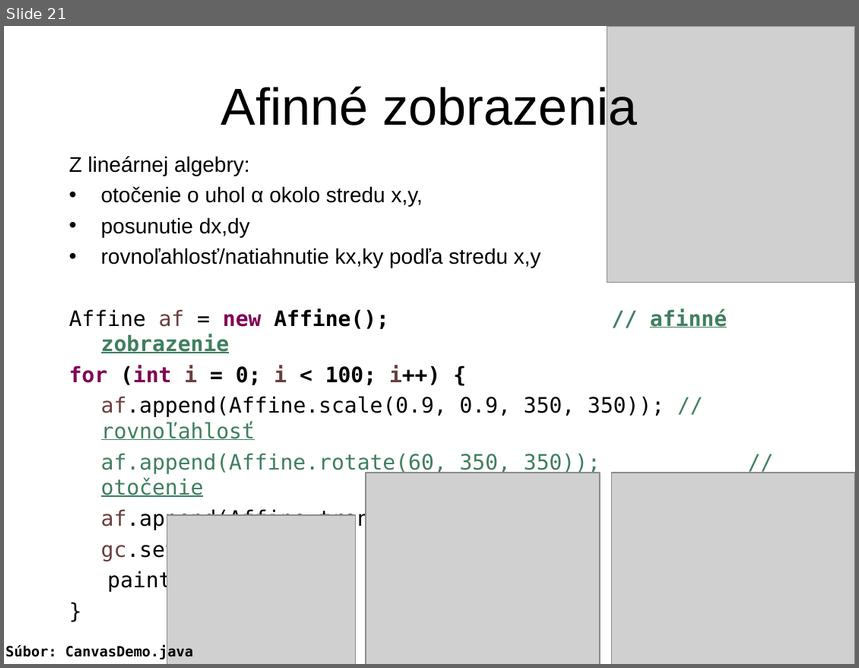
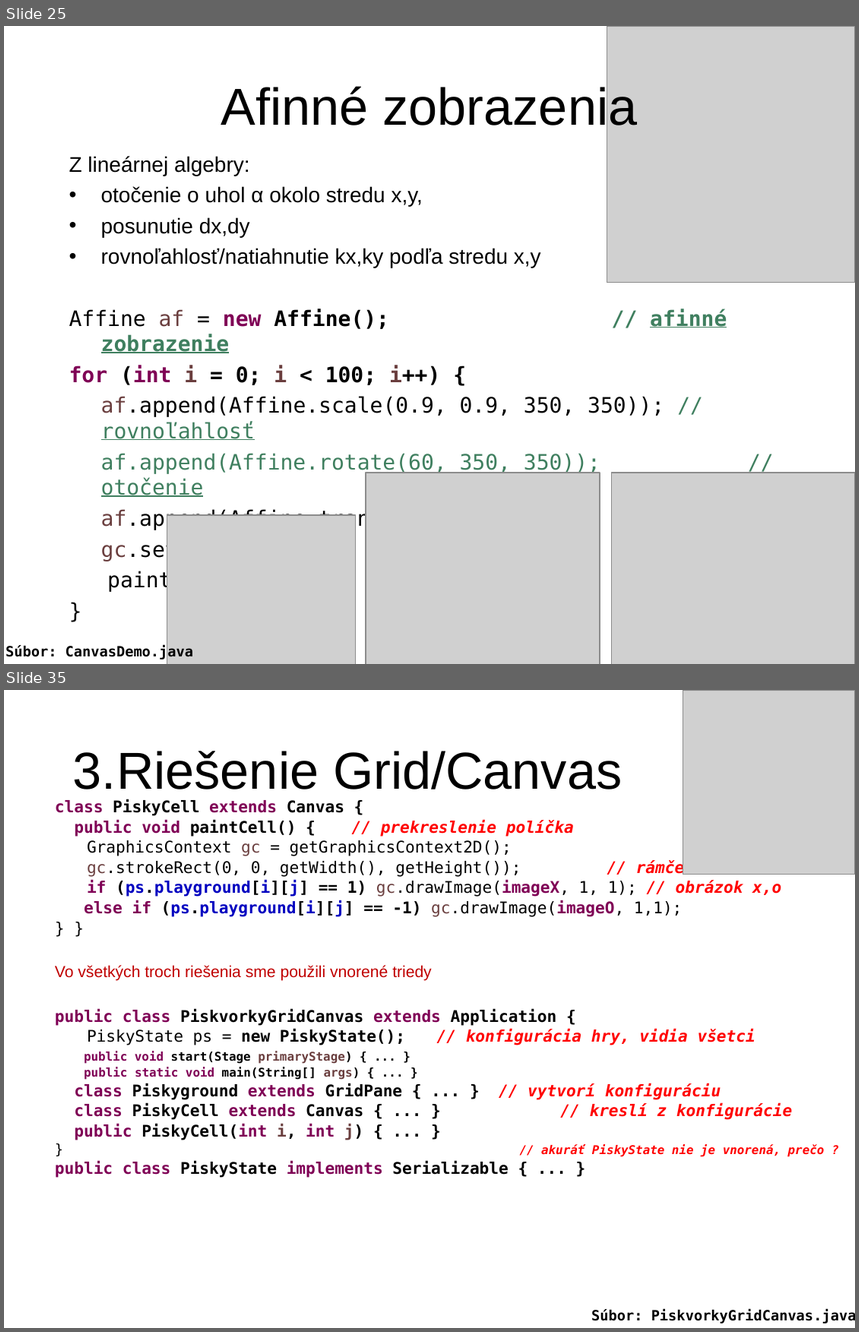
Before and after one commit to Programovanie4/Prednasky, a slide deck: 10/10_java.ppt. Shown one above the other, each under a label of ours: slide 21 before the commit, slides 25 and 35 after it; the slides between them are not shown. The pictures are 859x668 and 859x1332 pixels, drawn with LibreOffice and Linux fonts; fonts in the diff are those of the drawing; grey boxes stand for pictures. Boxes give left, top, right and bottom in pixels: in the first picture for what was removed or moved away, otherwise in the second. Text is boxed around its words. In the diff, an @@ line names an element or a change of style, - is before the commit and + after.

```diff
--- a/10/10_java.ppt
+++ b/10/10_java.ppt
@@ slide 35 added at bbox=[4, 690, 855, 1328], background #FFFFFF @@
@@ picture added at bbox=[683, 690, 855, 875] @@
@@ title added at bbox=[73, 751, 622, 790], 44 pt, text #000000 @@
+3.Riešenie Grid/Canvas
@@ text added at bbox=[55, 799, 825, 1178], 13.6 pt, text #000000, bold @@
+class PiskyCell extends Canvas {
+public void paintCell() { // prekreslenie políčka
+GraphicsContext gc = getGraphicsContext2D();
+gc.strokeRect(0, 0, getWidth(), getHeight()); // rámček
+if (ps.playground[i][j] == 1) gc.drawImage(imageX, 1, 1); // obrázok x,o
+else if (ps.playground[i][j] == -1) gc.drawImage(imageO, 1,1);
+} }
+Vo všetkých troch riešenia sme použili vnorené triedy
+public class PiskvorkyGridCanvas extends Application {
+PiskyState ps = new PiskyState(); // konfigurácia hry, vidia všetci
+public void start(Stage primaryStage) { ... }
+public static void main(String[] args) { ... }
+class Piskyground extends GridPane { ... } // vytvorí konfiguráciu
+class PiskyCell extends Canvas { ... } // kreslí z konfigurácie
+public PiskyCell(int i, int j) { ... }
+} // akuráť PiskyState nie je vnorená, prečo ?
+public class PiskyState implements Serializable { ... }
@@ text added at bbox=[591, 1309, 855, 1324], 12 pt, text #000000, bold @@
+Súbor: PiskvorkyGridCanvas.java
@@ what was slide 21 is now slide 25 @@
```
Also in this commit, not shown: 12 slides changed, 9 other slides added, 2 slides removed, 1 other file.
